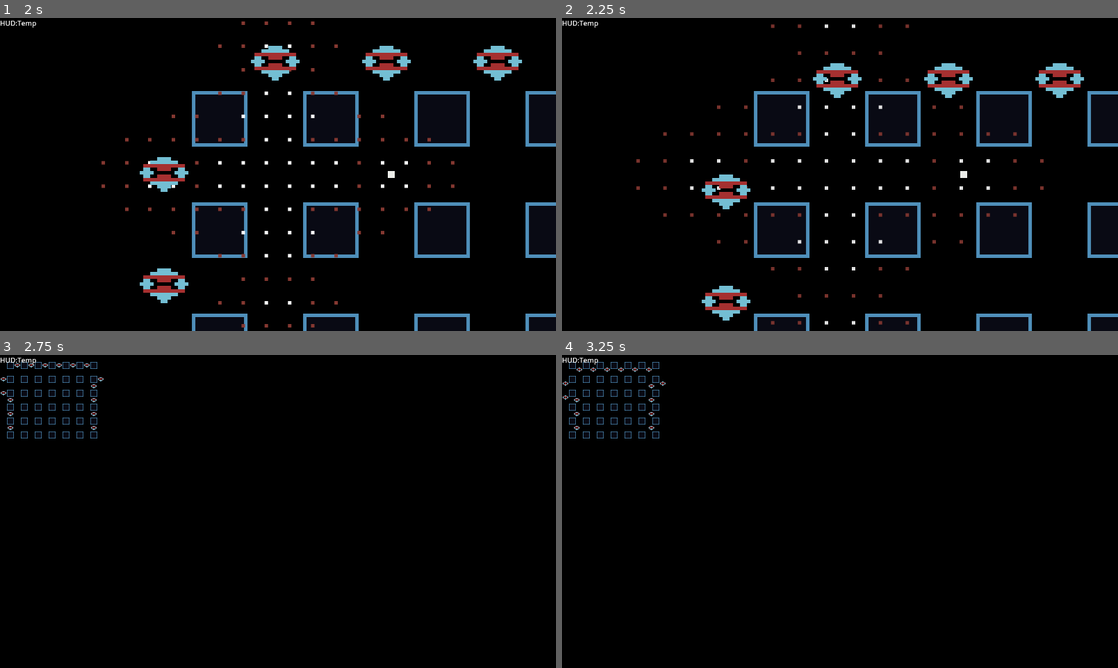
Above: before the commit, frames 1-4 (two rows, left to right).
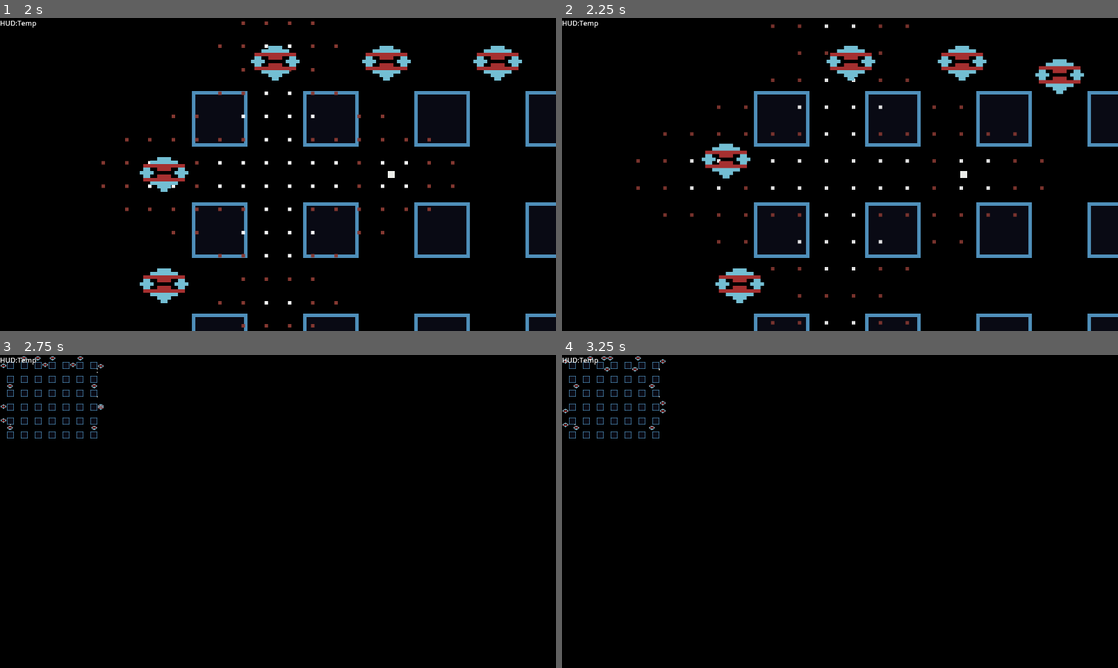
Above: after the commit, the same moments.

Repository: shoggoth/Crossfire
Game: Godot game, scene res://scene/world.tscn
The game is run twice, just before and just after one commit, with the same random seed, the same clock (stepped at 60 frames per second) and the same inputs. The project has no main scene, so this scene is started directly.
Inputs:
- Up to frame 1 (2 s): tap Enter (fire) at 0.5, 1.35 s; hold D (right) 0.53-1.28 s; tap Shift (bomb) at 0.6 s; hold S (down) from 1.28 s (still down)
- Up to frame 2 (2.25 s): release S (down) at 2.03 s; hold D (right) from 2.03 s (still down); tap Shift (bomb) at 2.1 s
- Up to frame 3 (2.75 s): keep holding D (right)
- Up to frame 4 (3.25 s): release D (right) at 2.78 s; hold W (up) from 2.78 s (still down); tap Enter (fire) at 2.85 s

Frame 1 is identical in both runs. In frame 2, 4.2% of the frame differs, in the area x 25-94%, y 8-97%; in frame 3, 0.3%; in frame 4, 0.3%.

Commit message:
Refac

Diff:
--- a/scene/enemy.gd
+++ b/scene/enemy.gd
@@ -15,6 +15,7 @@
 	$StateMachine/Hide.home_pos = -hp
 
 
+
 func _on_health_component_health_changed(health):
 	if health <= 0:
 		$StateMachine.enter_state_named("Explode", { "completion" : destroyed })
--- a/scene/enemy.tscn
+++ b/scene/enemy.tscn
@@ -119,8 +119,10 @@
 
 
 func enter_from(from: State, params: Dictionary) -> bool:
+	_mc = sm.get_meta(\"move_component\")
+	if _mc.moving: return false
 	_enemy = sm.get_meta(\"parent_node\")
-	_mc = sm.get_meta(\"move_component\")
+	print(Global.game.player)
 	return super.enter_from(from, params)
 
 
@@ -297,7 +299,6 @@
 [node name="StateMachine" type="Node" parent="." node_paths=PackedStringArray("current_state")]
 script = ExtResource("6_6fphs")
 current_state = NodePath("Hide")
-debug = true
 
 [node name="Hide" type="Node" parent="StateMachine"]
 script = SubResource("GDScript_n227r")
--- a/scene/game.gd
+++ b/scene/game.gd
@@ -3,7 +3,6 @@
 
 var world: Node = null
 var attract: Node = null
-var player: Node = null
 
 @onready var transition = $Transition
 
--- a/scene/world.gd
+++ b/scene/world.gd
@@ -1,11 +1,4 @@
-extends Node2D
-
-
-@onready var player = $Player
-
-
-func _ready():
-	$EnemySpawn.snapshot.player = $Player		# TODO: Handle player respawn
+class_name World extends Node2D
 
 
 func _on_player_destroyed(p: Player):
@@ -17,5 +10,6 @@
 
 
 func _on_enemy_spawn_snapshot_changed(snapshot):
+	print(snapshot.active_count, " active")
 	print(snapshot.destroyed_count, " destroyed")
-	print(snapshot.player, " player")
+	print(snapshot.mutation_count, " mutated")
--- a/scene/world.tscn
+++ b/scene/world.tscn
@@ -3,6 +3,7 @@
 [ext_resource type="PackedScene" uid="uid://c7usp7o48ccjh" path="res://scene/player.tscn" id="1_3l35b"]
 [ext_resource type="Texture2D" uid="uid://dgmji227b3ioe" path="res://gfx/Tilemap.png" id="1_3qjg0"]
 [ext_resource type="Script" path="res://scene/world.gd" id="1_emclg"]
+[ext_resource type="Script" path="res://src/spawner.gd" id="4_i7bxp"]
 [ext_resource type="PackedScene" uid="uid://ee7kqycc6b4p" path="res://scene/enemy.tscn" id="4_oh0mt"]
 
 [sub_resource type="TileSetAtlasSource" id="TileSetAtlasSource_pswc2"]
@@ -37,58 +38,6 @@
 
 [sub_resource type="WorldBoundaryShape2D" id="WorldBoundaryShape2D_c8mpn"]
 normal = Vector2(-1, -1.631e-14)
-
-[sub_resource type="GDScript" id="GDScript_jpa4p"]
-resource_name = "Spawner"
-script/source = "extends Marker2D
-
-
-signal destroyed(enemy: Enemy)
-signal snapshot_changed(snapshot: Snapshot)
-
-@export var enemy_scene: PackedScene
-@export var grid_size = Vector2i(15, 12)
-@export var grid_spacing = 16.0
-
-var snapshot := Snapshot.new()
-
-
-func _ready():
-	for x in range(1, grid_size.x - 2, 2): spawn(Vector2(x, 0))
-	for y in range(1, grid_size.y - 1, 2): spawn(Vector2(0, y))
-	for y in range(1, grid_size.y - 2, 2): spawn(Vector2(grid_size.x - 1, y))
-
-	snapshot.active_count = get_child_count()
-	snapshot_changed.emit(snapshot)
-
-
-func spawn(pos: Vector2, type: int = 0):
-	var e: Enemy = enemy_scene.instantiate()
-	e.position = pos * grid_spacing
-	e.spawn_pos = pos
-	e.destroyed = func(_name): respawn(e)
-	e.type = type
-	add_child(e)
-
-
-func respawn(e: Enemy):
-	destroyed.emit(e)
-	if e.type < 3:
-		spawn(e.spawn_pos, e.type + 1)
-		snapshot.mutation_count += 1
-	else:
-		snapshot.active_count -= 1
-	snapshot.destroyed_count += 1
-	snapshot_changed.emit(snapshot)
-
-
-class Snapshot:
-	var active_count: int
-	var destroyed_count: int
-	var mutation_count: int
-
-	var player: Player
-"
 
 [node name="World" type="Node2D"]
 script = ExtResource("1_emclg")
@@ -127,7 +76,7 @@
 
 [node name="EnemySpawn" type="Marker2D" parent="."]
 position = Vector2(8, 8)
-script = SubResource("GDScript_jpa4p")
+script = ExtResource("4_i7bxp")
 enemy_scene = ExtResource("4_oh0mt")
 
 [node name="HUD" type="CanvasLayer" parent="."]
--- a/src/component/ai.gd
+++ b/src/component/ai.gd
@@ -16,7 +16,7 @@
 	await get_tree().create_timer(intelligence).timeout
 	match state_machine.current_state.name:
 		"Hide": state_machine.enter_state_named("Lurk")
-		"Lurk": state_machine.enter_state_named("Track")
+		"Lurk": state_machine.enter_state_named("Wander")
 		"Wander": state_machine.enter_state_named("Track")
 	_thinking = false
 
--- a/src/global.gd
+++ b/src/global.gd
@@ -2,7 +2,8 @@
 
 
 var game: Node
-
+var player: Player:
+	get: return game.world.player
 
 func quantise(vec: Vector2) -> Vector2:
 	if vec.x && vec.y: vec.x = 0
--- /dev/null
+++ b/src/spawner.gd
@@ -0,0 +1,46 @@
+class_name Spawner extends Marker2D
+
+
+signal destroyed(enemy: Enemy)
+signal snapshot_changed(snapshot: Spawner.Snapshot)
+
+@export var enemy_scene: PackedScene
+@export var grid_size = Vector2i(15, 12)
+@export var grid_spacing = 16.0
+
+var snapshot := Snapshot.new()
+
+
+func _ready():
+	for x in range(1, grid_size.x - 2, 2): spawn(Vector2(x, 0))
+	for y in range(1, grid_size.y - 1, 2): spawn(Vector2(0, y))
+	for y in range(1, grid_size.y - 2, 2): spawn(Vector2(grid_size.x - 1, y))
+
+	snapshot.active_count = get_child_count()
+	snapshot_changed.emit(snapshot)
+
+
+func spawn(pos: Vector2, type: int = 0):
+	var e: Enemy = enemy_scene.instantiate()
+	e.position = pos * grid_spacing
+	e.spawn_pos = pos
+	e.destroyed = func(_name): respawn(e)
+	e.type = type
+	add_child(e)
+
+
+func respawn(e: Enemy):
+	destroyed.emit(e)
+	if e.type < 3:
+		spawn(e.spawn_pos, e.type + 1)
+		snapshot.mutation_count += 1
+	else:
+		snapshot.active_count -= 1
+	snapshot.destroyed_count += 1
+	snapshot_changed.emit(snapshot)
+
+
+class Snapshot:
+	var active_count: int
+	var destroyed_count: int
+	var mutation_count: int
